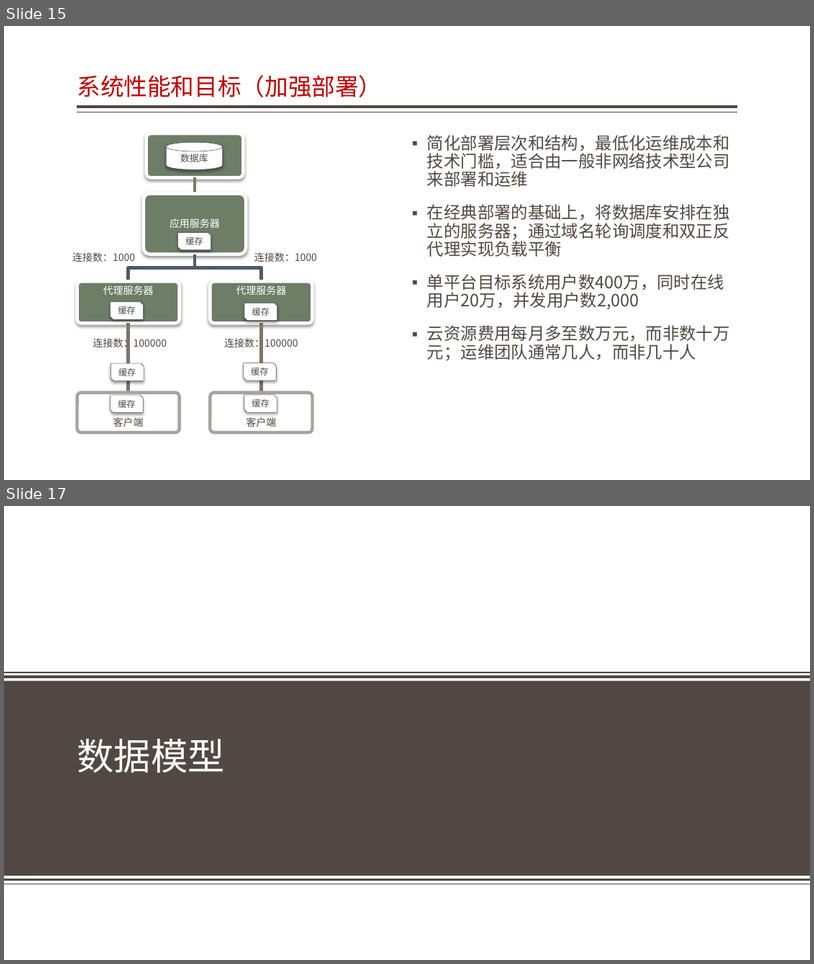
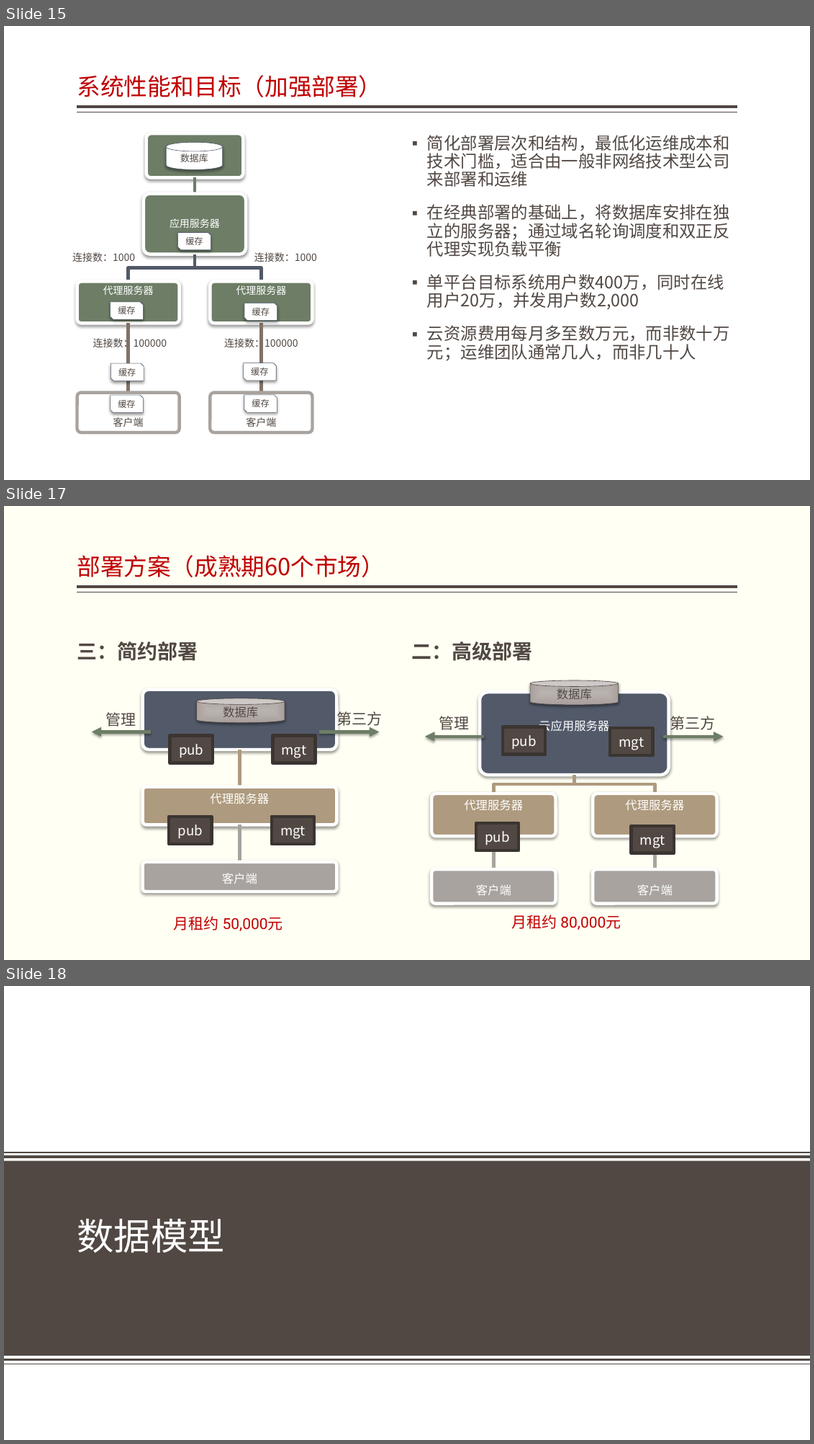
Before and after one commit to jzgi/chainsmart, a slide deck: Docs/品链应用参考设计.pptx. Shown one above the other, each under a label of ours: slides 15 and 17 before the commit, slides 15, 17 and 18 after it; the slides between them are not shown. The pictures are 814x964 and 814x1444 pixels, drawn with LibreOffice and Linux fonts; fonts in the diff are those of the drawing; background and template pictures are left out. Boxes give left, top, right and bottom in pixels: in the first picture for what was removed or moved away, otherwise in the second. Text is boxed around its words. In the diff, an @@ line names an element or a change of style, - is before the commit and + after.

```diff
--- a/Docs/品链应用参考设计.pptx
+++ b/Docs/品链应用参考设计.pptx
@@ slide 17 added at (4,506,810,960), background #FFFFF3; not listed: 2 template elements that a slide beside it also shows @@
@@ title added at (77,555,385,577), 28 pt, text #BF0102 @@
+部署方案（成熟期60个市场）
@@ text added at (77,641,198,661), 24 pt, text #514843, bold @@
+三：简约部署
@@ text added at (412,641,532,661), 24 pt, text #514843, bold @@
+二：高级部署
@@ cylinder added at (196,698,285,723), fill gradient #B9B4B1 to #A9A29E, outline #504641 0.5 pt, 14 pt, text #514843 @@
+数据库
@@ cylinder added at (530,680,619,705), fill gradient #B9B4B1 to #A9A29E, outline #504641 0.5 pt, 14 pt, text #514843 @@
+数据库
@@ text added at (106,712,136,726), 18 pt, text #514843 @@
+管理
@@ text added at (337,709,383,728), 18 pt, text #514843 @@
+第三方
@@ text added at (440,716,470,730), 18 pt, text #514843 @@
+管理
@@ text added at (671,713,716,732), 18 pt, text #514843 @@
+第三方
@@ arrow added from (151, 731) to (92, 731), #6D7D66 3.82 pt @@
@@ rectangle added at (170,735,214,762), fill #514843, outline #3C3532 3.78 pt, 16 pt, text #FFFFFF @@
+pub
@@ rectangle added at (273,735,316,762), fill #514843, outline #3C3532 3.78 pt, 16 pt, text #FFFFFF @@
+mgt
@@ arrow added from (320, 731) to (380, 731), #6D7D66 3.82 pt @@
@@ arrow added from (484, 736) to (425, 736), #6D7D66 3.82 pt @@
@@ rectangle added at (503,727,546,754), fill #514843, outline #3C3532 3.78 pt, 16 pt, text #FFFFFF @@
+pub
@@ rectangle added at (610,728,653,755), fill #514843, outline #3C3532 3.78 pt, 16 pt, text #FFFFFF @@
+mgt
@@ arrow added from (664, 736) to (724, 736), #6D7D66 3.82 pt @@
@@ rectangle added at (169,816,212,844), fill #514843, outline #3C3532 3.78 pt, 16 pt, text #FFFFFF @@
+pub
@@ rectangle added at (272,816,315,844), fill #514843, outline #3C3532 3.78 pt, 16 pt, text #FFFFFF @@
+mgt
@@ rectangle added at (476,823,520,850), fill #514843, outline #3C3532 3.78 pt, 16 pt, text #FFFFFF @@
+pub
@@ rectangle added at (632,826,675,852), fill #514843, outline #3C3532 3.78 pt, 16 pt, text #FFFFFF @@
+mgt
@@ group added at (142,690,337,891): 3 rounded rectangles, 3 texts, 2 freeform shapes @@
+云应用服务器
+代理服务器
+客户端
@@ group added at (432,692,718,903): 5 rounded rectangles, 5 texts, 4 freeform shapes @@
+云应用服务器
+代理服务器
+客户端
+代理服务器
+客户端
@@ text added at (174,916,283,931), 18 pt, text #C00000 @@
+月租约 50,000元
@@ text added at (512,914,621,929), 18 pt, text #C00000 @@
+月租约 80,000元
@@ what was slide 17 is now slide 18 @@
```
Also in this commit, not shown: 1 other slide added, 1 slide removed, 52 other files.
